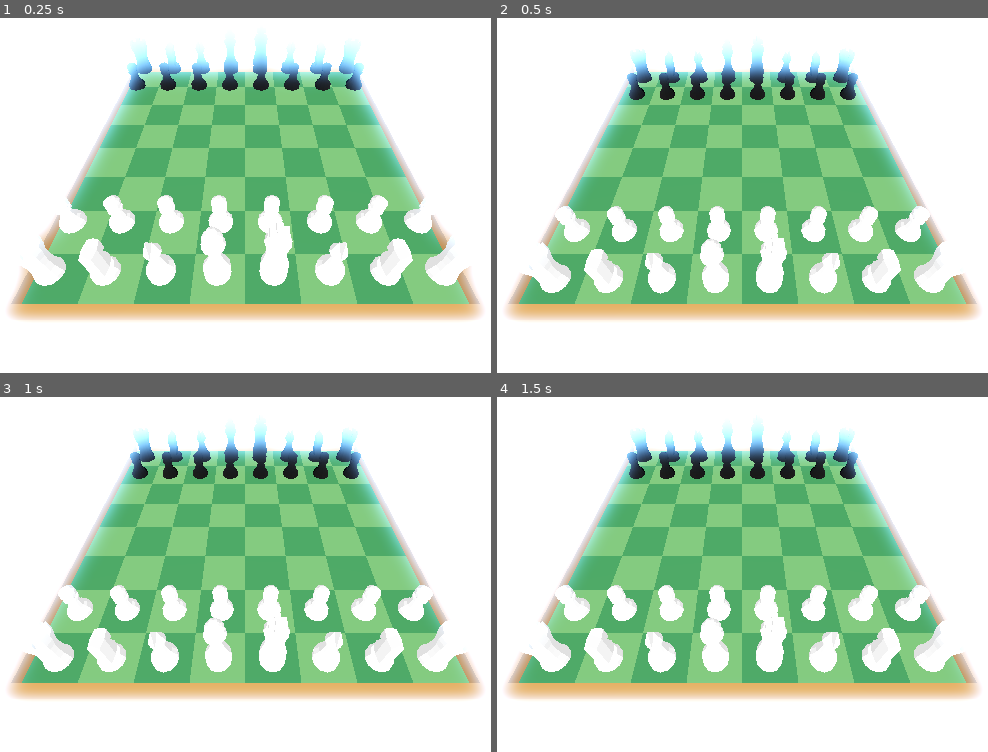
Above: before the commit, frames 1-4 (two rows, left to right).
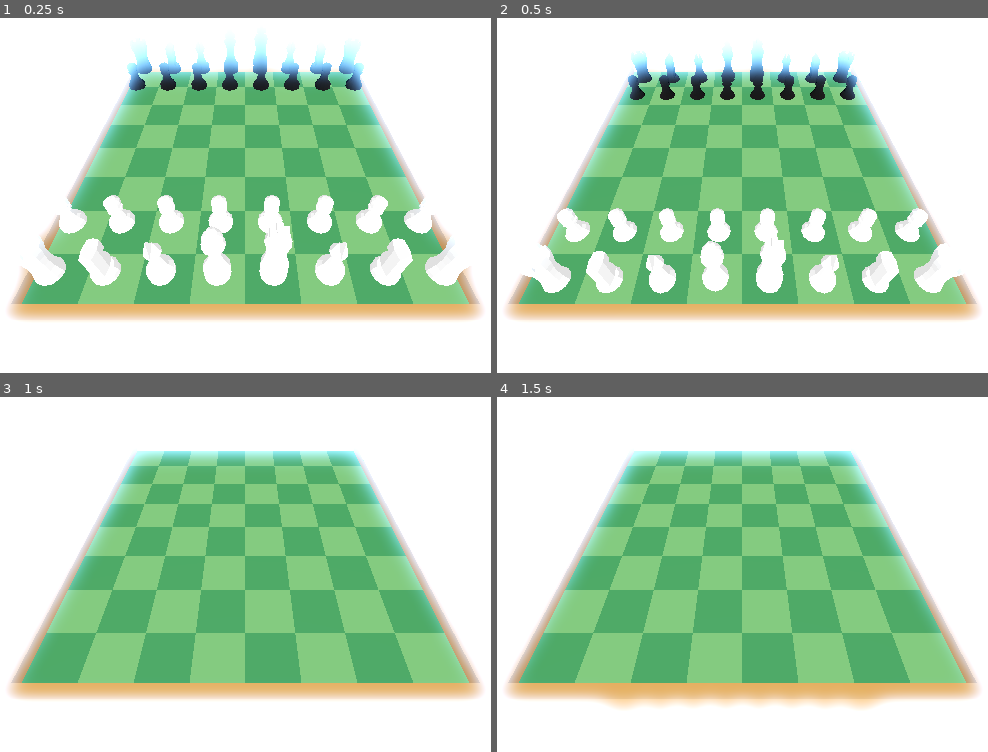
Above: after the commit, the same moments.

Repository: rickyguerin/Fairway-Chess-Jam-Submission
Game: Godot game, scene res://scenes/game.tscn
The game is run twice, just before and just after one commit, with the same random seed, the same clock (stepped at 60 frames per second) and the same inputs.
Inputs (mouse positions are in pixels of both pictures, inside the frame that each line leads up to):
- Up to frame 1 (0.25 s): no input
- Up to frame 2 (0.5 s): no input
- Up to frame 3 (1 s): move the mouse to (422, 503) at 0.52 s; hold A (A) from 0.53 s (still down); click (422, 503) at 0.67 s
- Up to frame 4 (1.5 s): tap Enter at 1.25 s; move the mouse to (580, 549) at 1.27 s; release A (A) at 1.28 s; tap D (D) at 1.35 s; click (580, 549) at 1.42 s

Frame 1 is identical in both runs. In frame 2, 1.3% of the frame differs, in the area x 5-95%, y 7-78%; in frame 3, 11%; in frame 4, 13%, in the area x 5-95%, y 7-88%.

Commit message:
Remove collision from board

Diff:
--- a/godot/scenes/board.tscn
+++ b/godot/scenes/board.tscn
@@ -5,5 +5,5 @@
 [node name="board" instance=ExtResource("1_djs6u")]
 
 [node name="StaticBody3D" parent="board" index="0"]
-collision_layer = 3
-collision_mask = 3
+collision_layer = 0
+collision_mask = 0
